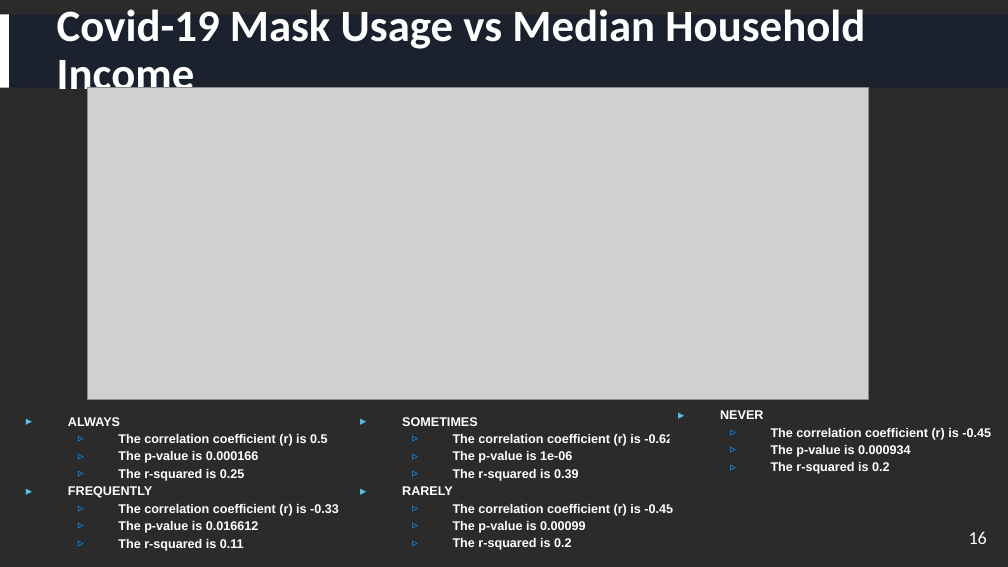
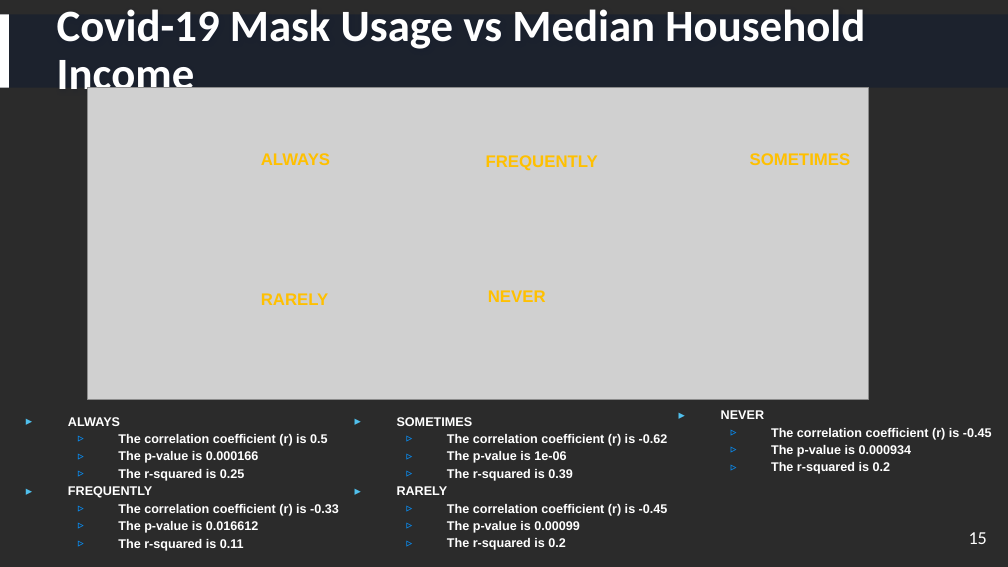
Before and after one commit to havyjavy/Healthcare-and-Covid-19, a slide deck: slide 15 of Healthcare_and_Covid19_NewStyle.pptx (slide 16 before the commit). Drawn at 1008x567 pixels with LibreOffice and Linux fonts; fonts in the diff are those of the drawing; grey boxes stand for pictures; background and template pictures are left out; a plain dark background stands for a picture behind light text. Boxes give left, top, right and bottom in pixels: in the first picture for what was removed or moved away, otherwise in the second. Text is boxed around its words. In the diff, an @@ line names an element or a change of style, - is before the commit and + after.

```diff
--- a/Healthcare_and_Covid19_NewStyle.pptx
+++ b/Healthcare_and_Covid19_NewStyle.pptx
@@ text added at (x1=261, y1=153, x2=330, y2=165), 12 pt, text #FFC000, bold @@
+ALWAYS
@@ text added at (x1=486, y1=155, x2=598, y2=171), 12 pt, text #FFC000, bold @@
+FREQUENTLY
@@ text added at (x1=750, y1=153, x2=851, y2=165), 12 pt, text #FFC000, bold @@
+SOMETIMES
@@ text added at (x1=261, y1=293, x2=328, y2=305), 12 pt, text #FFC000, bold @@
+RARELY
@@ text added at (x1=488, y1=290, x2=546, y2=302), 12 pt, text #FFC000, bold @@
+NEVER
@@ text "ALWAYS" resized from (x1=17, y1=411, x2=363, y2=558) to (x1=17, y1=411, x2=346, y2=558) @@
@@ rectangle "SOMETIMES" resized from (x1=352, y1=411, x2=720, y2=558) to (x1=346, y1=411, x2=724, y2=558) @@
@@ page number at (x1=969, y1=532, x2=987, y2=544): text changed @@
-16
+15
```
Also in this commit, not shown: 4 other slides changed, 1 slide added, 2 slides removed, 1 other file.
